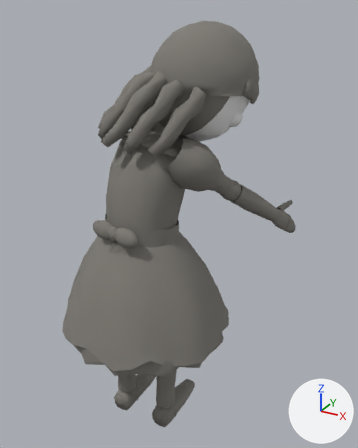
The glTF model content/art/models/track_doll.glb: old version first, new version second.
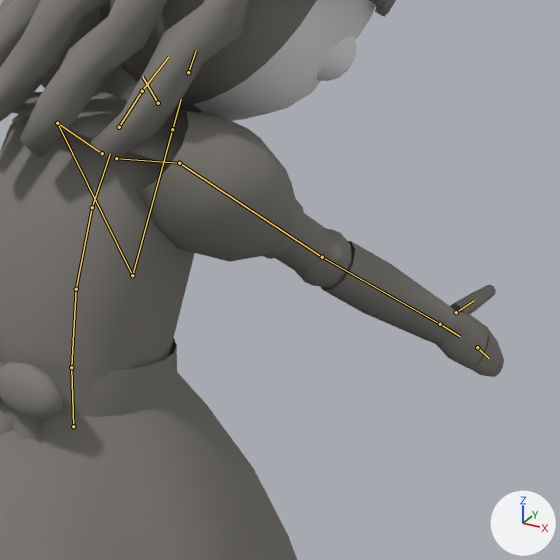
Each version appears first whole from a 50 mm lens placed at (1.206, -1.819, 2.11), pointed at (0.12, 0.156, 1.123), and next in a close-up on the part from 32% to 88% of the width and 22% to 67% of the height. The lights are fixed; the arrows at lower right show +X, +Y and +Z. The last two pictures show the newer version. Both versions are drawn at frame 28 of the action 'admire'; the numbers are the values there. The bones that change, and the others that lie on the model, are drawn over the model as lines in the close-ups.

The first close-up shows 'dress', 'hair', 'head', 'limbs'.
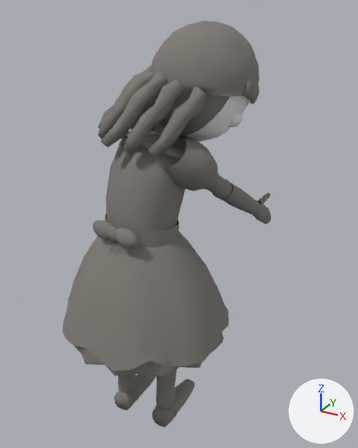
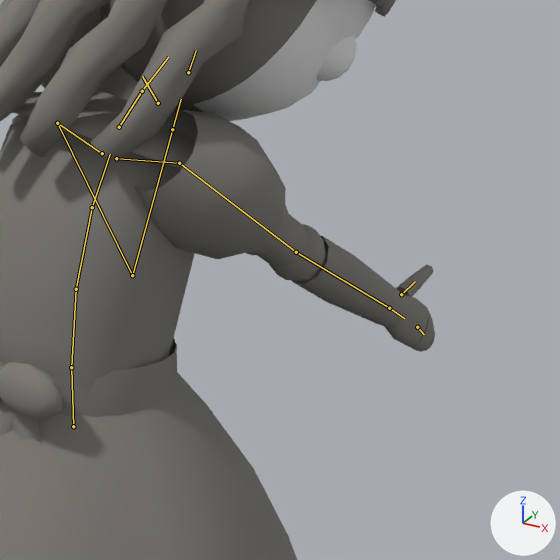
What differs and where, as boxes (x1, y1, x2, y2) in the close-ups (560 x 560 px):
```json
{"object": "dress", "change": "posed", "before": [0, 90, 305, 560], "after": [0, 90, 297, 560]}
{"object": "limbs", "change": "posed", "before": [275, 213, 504, 377], "after": [257, 214, 435, 352]}
{"bone": "upperarm_r", "before": "(179, 163) to (322, 257)", "after": "(179, 163) to (296, 252)"}
{"bone": "lowerarm_r", "before": "(322, 257) to (440, 324)", "after": "(296, 252) to (389, 308)"}
```

The change, as JSON lines over the scene's bpy script:
```json
{"block": "bone_upperarm_r", "where": "bone_upperarm_r = bpy.data.objects['SK_Human'].pose.bones['upperarm_r']  # child of 'clavicle_r'"}
{"op": "set", "path": "bone_upperarm_r.rotation_quaternion", "old": "(0.642, -0.465, 0.415, 0.446)", "new": "(0.575, -0.536, 0.37, 0.495)", "note": "degrees (-46, 72, 36) -> degrees (-59, 73, 36)"}
{"block": "bone_lowerarm_r", "where": "bone_lowerarm_r = bpy.data.objects['SK_Human'].pose.bones['lowerarm_r']  # child of 'upperarm_r'"}
{"op": "set", "path": "bone_lowerarm_r.rotation_quaternion", "old": "(1.0, 0.0, 0.0, 0.031)", "new": "(0.999, 0.0, 0.0, 0.044)", "note": "degrees (0, 0, 4) -> degrees (0, 0, 5)"}
```
